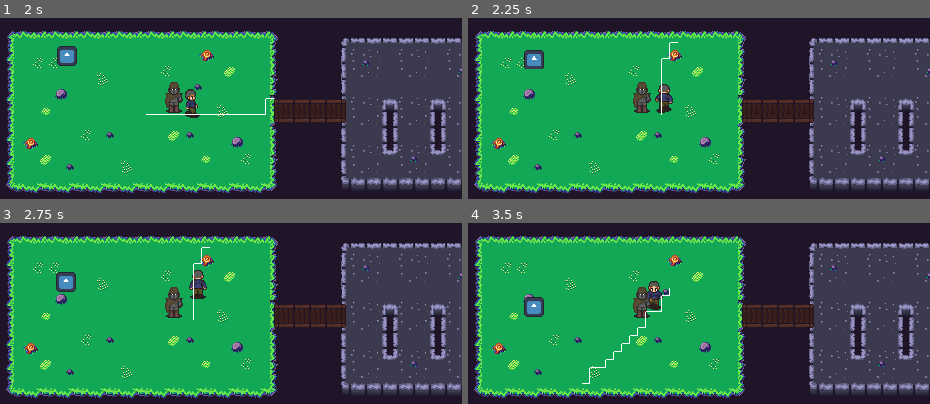
Above: before the commit, frames 1-4 (two rows, left to right).
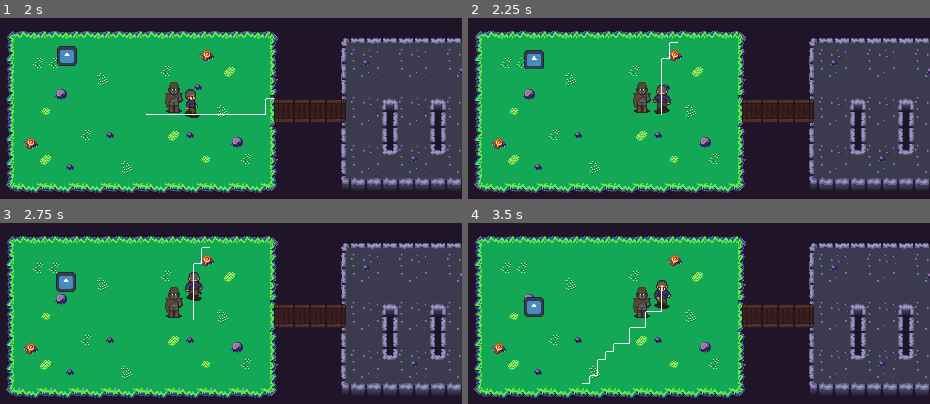
Above: after the commit, the same moments.

Repository: FVT34U/namelesskingdom
Game: Godot game, scene res://Maps/TestWorld/TestMap/TestMain.tscn
The game is run twice, just before and just after one commit, with the same random seed, the same clock (stepped at 60 frames per second) and the same inputs. The engine's default icon, where the game draws it, is replaced by a stand-in: a white triangle on a blue panel in a dark square.
Inputs (mouse positions are in pixels of both pictures, inside the frame that each line leads up to):
- Up to frame 1 (2 s): tap Enter (ui_accept) at 0.5, 0.77, 1.52 s; move the mouse to (281, 92) at 0.52 s; hold D (move_right) 0.53-1.28 s; click (281, 92) at 0.6 s; move the mouse to (13, 128) at 1.27 s; hold S (move_backward) from 1.28 s (still down); tap J (magic_button) at 1.35 s
- Up to frame 2 (2.25 s): move the mouse to (675, 32) at 2.02 s; release S (move_backward) at 2.03 s; hold D (move_right) from 2.03 s (still down); click (675, 32) at 2.1 s
- Up to frame 3 (2.75 s): keep holding D (move_right)
- Up to frame 4 (3.5 s): move the mouse to (578, 387) at 2.77 s; release D (move_right) at 2.78 s; hold W (move_forward) from 2.78 s (still down); tap J (magic_button) at 2.85 s; click (578, 387) at 2.92 s; tap Enter (ui_accept) at 3.02 s

Frame 1 is identical in both runs. In frame 2, 0.3% of the frame differs, in the area x 40-45%, y 36-54%; in frame 3, 0.4%; in frame 4, 0.8%, in the area x 26-44%, y 31-85%.

Commit message:
fix diagonal walking

Diff:
--- a/Pawns/Base/base_pawn.gd
+++ b/Pawns/Base/base_pawn.gd
@@ -35,6 +35,7 @@
 
 func set_path(new_path: Array) -> void:
 	path = new_path
+	path_idx = 0
 	cur_point = _get_next_path_point()
 
 
